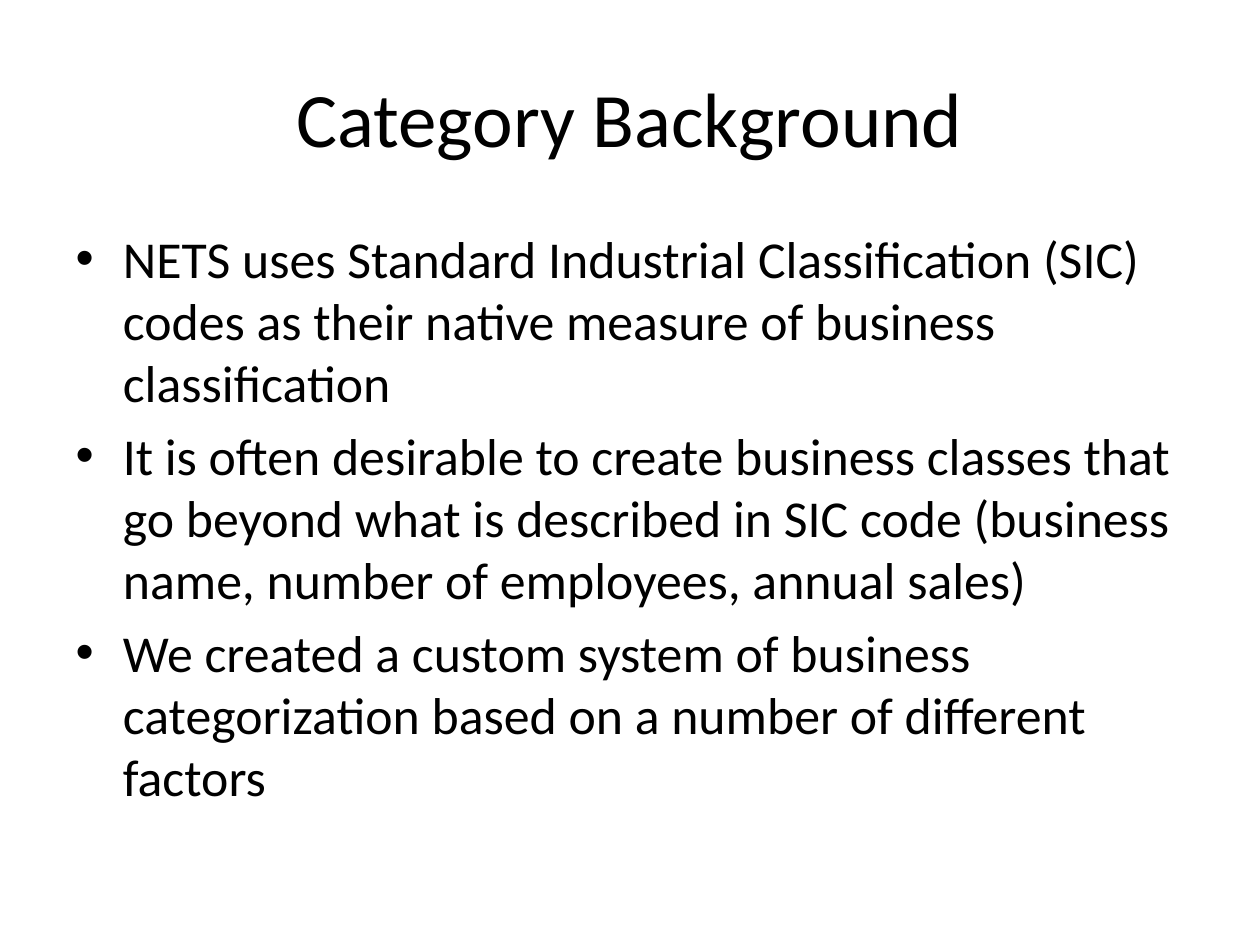
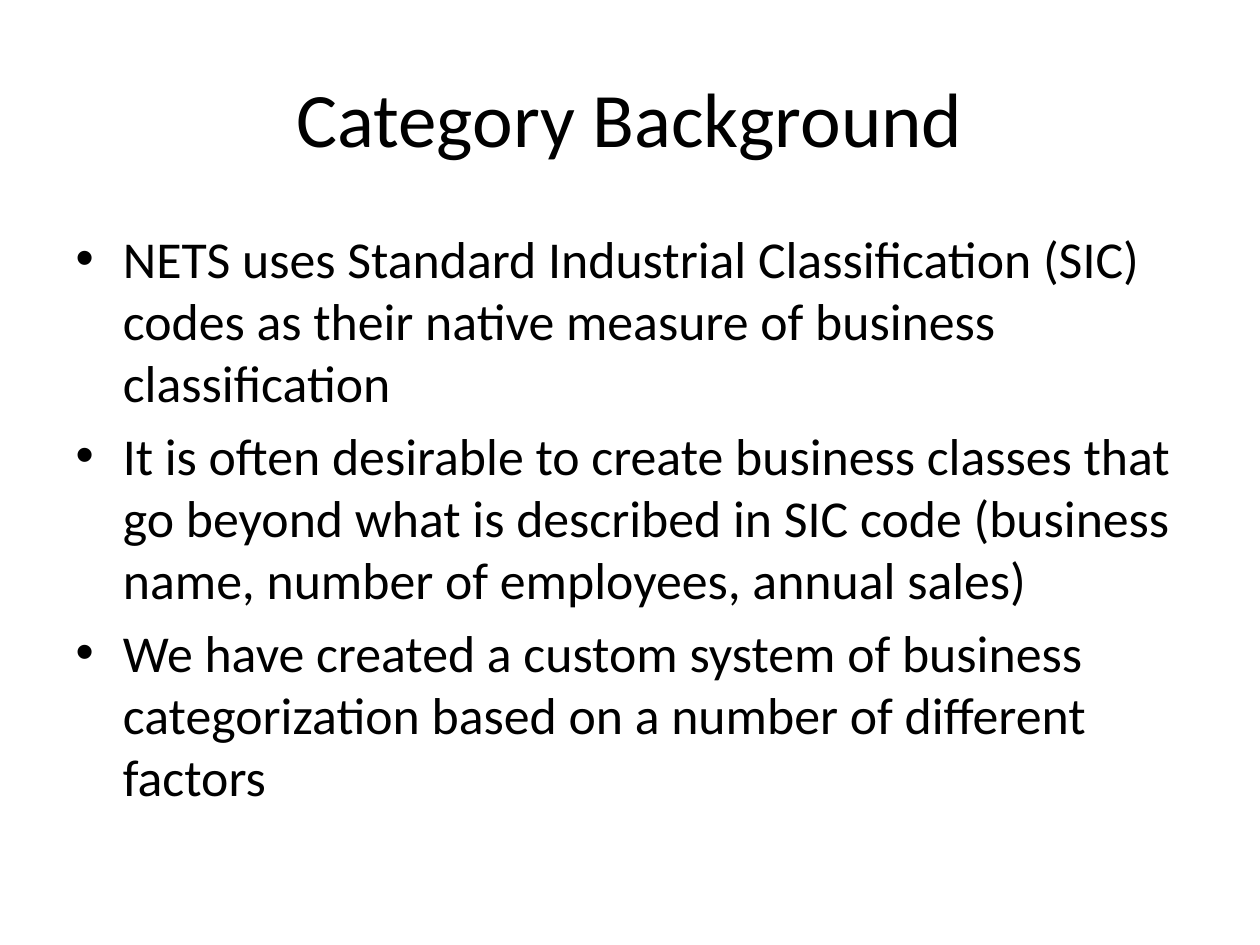
Before and after one commit to RECVD/nets_wrangle, a slide deck: slide 2 of How to Create Your Own NETS Classification Category.pptx. Drawn at 1260x945 pixels with LibreOffice and Linux fonts; fonts in the diff are those of the drawing. Boxes give left, top, right and bottom in pixels: in the first picture for what was removed or moved away, otherwise in the second. Text is boxed around its words. In the diff, an @@ line names an element or a change of style, - is before the commit and + after.

```diff
--- a/How to Create Your Own NETS Classification Category.pptx
+++ b/How to Create Your Own NETS Classification Category.pptx
@@ text at (123, 636, 1086, 797): text changed @@
-• We created a custom system of business categorization based on a number of different factors
+• We have created a custom system of business categorization based on a number of different factors
```
Also in this commit, not shown: 3 other slides changed, 7 slides added.
